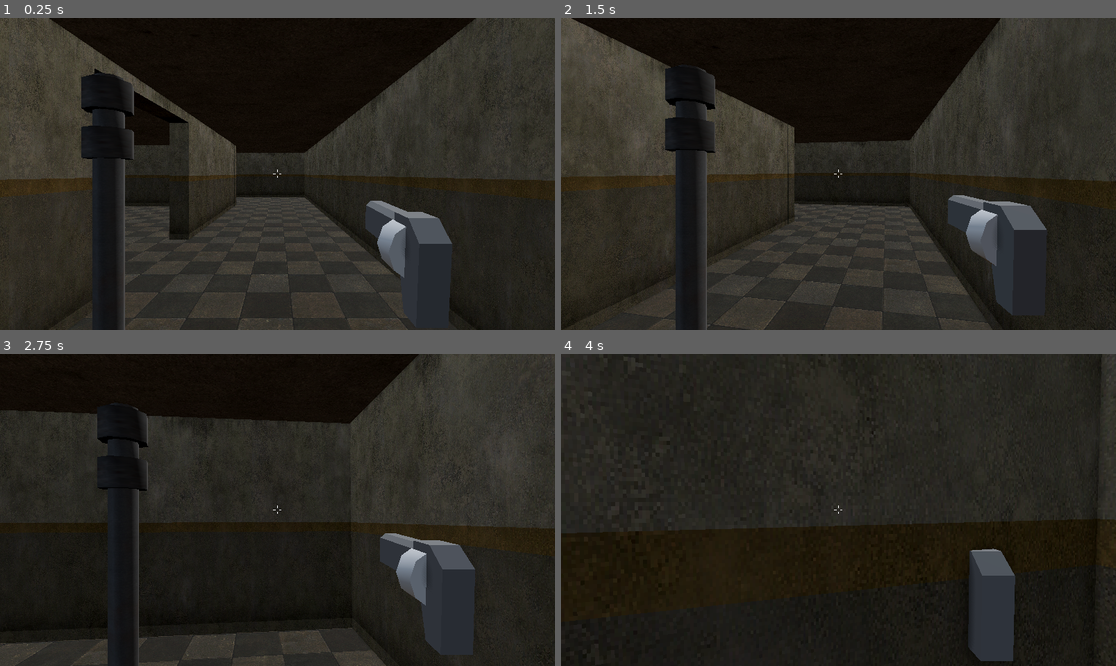
Above: before the commit, frames 1-4 (two rows, left to right).
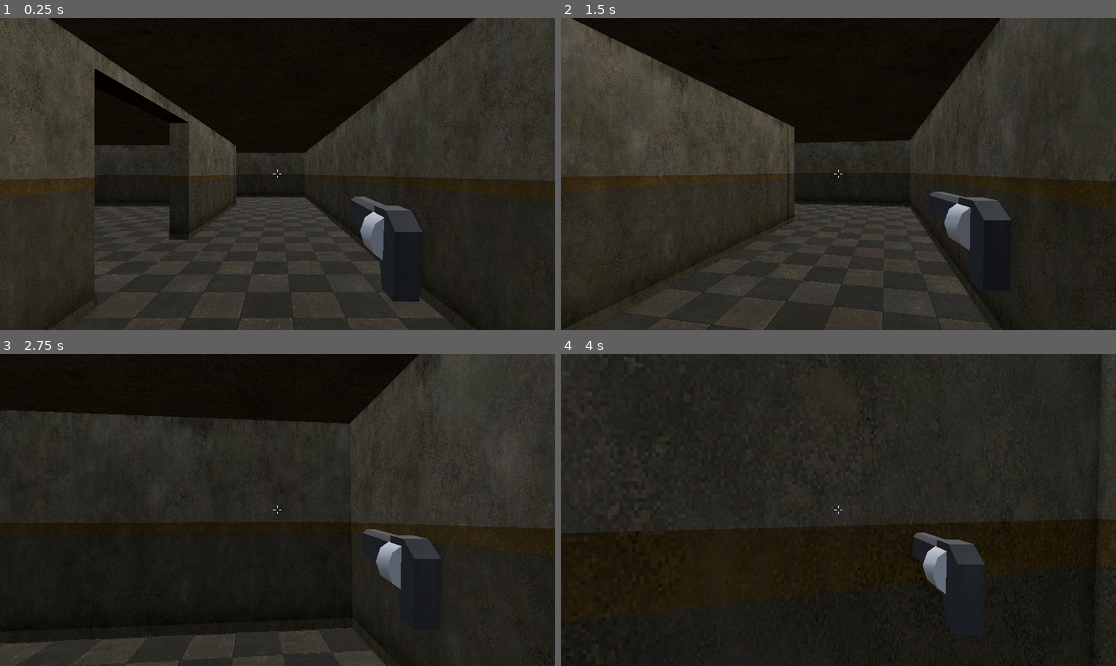
Above: after the commit, the same moments.

Repository: WyattBumbalough/TheGame
Game: Godot game, scene res://world.tscn
The game is run twice, just before and just after one commit, with the same random seed, the same clock (stepped at 60 frames per second) and the same inputs.
Inputs (mouse positions are in pixels of both pictures, inside the frame that each line leads up to):
- Up to frame 1 (0.25 s): no input
- Up to frame 2 (1.5 s): tap Enter (ui_accept) at 0.5 s; move the mouse to (866, 174) at 0.52 s; hold W (up) from 0.53 s (still down); tap Shift (sprint) at 0.6 s; tap Space (jump) at 0.77 s; move the mouse to (810, 174) at 1.27 s; tap C at 1.35 s
- Up to frame 3 (2.75 s): keep holding W (up); tap Space (jump) at 1.52 s; move the mouse to (288, 503) at 2.02 s; tap Shift (sprint) at 2.1 s
- Up to frame 4 (4 s): keep holding W (up); move the mouse to (832, 516) at 2.77 s; tap C at 2.85 s; tap Space (jump) at 3.02, 3.77 s; move the mouse to (877, 513) at 3.52 s; tap Shift (sprint) at 3.6 s

The runs differ from the first frame. In frame 1, 6.1% of the frame differs, in the area x 14-82%, y 17-100%; in frame 2, 6.5%, in the area x 18-88%, y 15-100%; in frame 3, 5.0%; in frame 4, 3.4%.

Commit message:
bku

Diff:
--- a/Entities/Enemies/Test Enemy/test_enemy.gd
+++ b/Entities/Enemies/Test Enemy/test_enemy.gd
@@ -6,7 +6,12 @@
 
 func _ready() -> void:
 	health_manager.no_health.connect(queue_free)
+	health_manager.damage_taken.connect(spawn_blood)
 
 
 func _physics_process(_delta: float) -> void:
 	label.text = str($HealthManager.current_health)
+
+
+func spawn_blood(arg):
+	pass
--- a/Entities/Enemies/Test Enemy/test_enemy.tscn
+++ b/Entities/Enemies/Test Enemy/test_enemy.tscn
@@ -67,3 +67,18 @@
 [node name="CollisionShape3D" type="CollisionShape3D" parent="MeshInstance3D/Hitbox" unique_id=785464177]
 shape = SubResource("SphereShape3D_fufpq")
 debug_color = Color(0.70196074, 0, 0, 0.41960785)
+
+[node name="Rays" type="Node3D" parent="." unique_id=703425145]
+transform = Transform3D(1, 0, 0, 0, 1, 0, 0, 0, 1, 0, 1.5, 0)
+
+[node name="RayLeft" type="RayCast3D" parent="Rays" unique_id=2094545816]
+target_position = Vector3(-3, 0, 0)
+
+[node name="RayRight" type="RayCast3D" parent="Rays" unique_id=381531926]
+target_position = Vector3(3, 0, 0)
+
+[node name="RayBack" type="RayCast3D" parent="Rays" unique_id=573241732]
+target_position = Vector3(0, 0, 3)
+
+[node name="RayFront" type="RayCast3D" parent="Rays" unique_id=512578552]
+target_position = Vector3(0, 0, -3)
--- a/Entities/Player/Weapon Manager/ReloadManager.gd
+++ b/Entities/Player/Weapon Manager/ReloadManager.gd
@@ -1,12 +1,72 @@
 extends Node
 class_name  ReloadManager
 
+@export var weapon_manager: WeaponManager
+@export var ammo_manager: AmmoManager
+@export var anim_manager: AnimManager
+
 var cw: WeaponData # Current weapon
+
+var reload_time: float
+var current_part_index: int
+var start_reload_timer: bool = false
+var play_sound_and_anim: bool = false
+var force_reload_stop: bool = false
 
 
 func get_current_weapon(current_weapon: WeaponData):
 	cw = current_weapon
 
 
+func _process(delta: float) -> void:
+	if cw.is_reloading and start_reload_timer and not force_reload_stop:
+		pass
+
+
 func reload():
-	print("reloading!")
+	reload_start()
+
+
+func reload_start():
+	if !cw.is_reloading and ammo_manager.ammo[cw.ammo_type] > 0 and \
+	cw.current_ammo != cw.max_ammo_capacity and \
+	!cw.is_shooting:
+		cw.is_reloading = true
+
+		if (cw.max_ammo_capacity % cw.reload_parts_needed) != 0:
+			push_error("Cannot insert % amount of ammo." % (cw.reload_parts_needed / cw.max_ammo_capacity))
+			cw.is_reloading = false
+		else:
+			current_part_index = 0
+			reload_time = cw.time_per_reload_part
+			force_reload_stop = false
+			play_sound_and_anim = true
+			start_reload_timer = true
+	else:
+		print("Don't need to reload.")
+
+
+func reload_follow(delta: float):
+	if play_sound_and_anim:
+		play_sound_and_anim = false
+		weapon_manager.weapon_sound_player(cw.reload_sound, cw.reload_sound_speed)
+		if cw.reload_anim_name != "":
+			anim_manager.play_animation(cw.reload_anim_name, cw.reload_anim_speed)
+		else:
+			print("%s does not have a reload animation." % cw.weapon_name)
+
+	if reload_time > 0.0: reload_time -= delta
+	else:
+		if current_part_index < cw.reload_parts_needed:
+			if cw.reload_parts_needed == 1:
+				one_part_calc()
+			else:
+				multi_part_calc()
+
+
+func one_part_calc():
+	print("haven't done this yet.")
+
+
+func multi_part_calc():
+	print("aaa")
--- a/Entities/Player/Weapon Manager/ShootManager.gd
+++ b/Entities/Player/Weapon Manager/ShootManager.gd
@@ -63,9 +63,9 @@
 		var collider_point: Vector3 = result.get("position")
 		var collider_normal: Vector3 = result.get("normal")
 		var final_damage: float
-		weapon_manager.spawn_bullethole_decal(collider_point, collider_normal)
+
 		if collider is Hitbox:
-
+			weapon_manager.spawn_bloodhit_effect(collider_point, collider_normal)
 			if collider.critical:
 				Refs.PLAYER.crosshair.tween_hitmarker()
 				final_damage = cw.weapon_damage * cw.headshot_damage_multiplier
@@ -74,4 +74,4 @@
 				final_damage = cw.weapon_damage
 				collider.take_damage(final_damage)
 		else:
-			pass
+			weapon_manager.spawn_bullethole_decal(collider_point, collider_normal)
--- a/Entities/Player/Weapon Manager/WeaponManager.gd
+++ b/Entities/Player/Weapon Manager/WeaponManager.gd
@@ -25,12 +25,13 @@
 @onready var ammo_manager: AmmoManager = %AmmoManager
 @onready var animations_manager: AnimManager = %AnimationsManager
 @onready var reload_manager: ReloadManager = $ReloadManager
+
 @onready var light_flash: OmniLight3D = %LightFlash
 
 
 # Spawn objects
-@onready var bullethole_decal: PackedScene = preload("res://Entities/Weapons/Decals/TestDecal.tscn")
-
+@onready var bullethole_decal: PackedScene = preload("res://Entities/Weapons/Decals/bullethole_decal.tscn")
+@onready var bloodhit_effect: PackedScene = preload("res://Entities/Weapons/Decals/bloodhit.tscn")
 
 var weapon_stack: Array[int] = [] # Weapons currently held by the player.
 var weapon_list: Dictionary = {} # All weapons available in game. {weapon name, weapon_id = resource}
@@ -93,6 +94,7 @@
 	# Pass the current weapon and its model to all the sub-managers.
 	shoot_manager.get_current_weapon(cw)
 	animations_manager.get_current_weapon(cw, cw_model)
+	reload_manager.get_current_weapon(cw)
 
 	if cw.is_shooting: cw.is_shooting = false
 	if cw.is_reloading: cw.is_reloading = false
@@ -123,8 +125,16 @@
 	var instance: Node3D = bullethole_decal.instantiate()
 	get_tree().get_root().add_child(instance)
 	instance.global_position = _pos
+	instance.look_at(instance.global_transform.origin + _normal)
+	instance.rotate_object_local(Vector3.RIGHT, -PI/2)
+
+
+func spawn_bloodhit_effect(_pos: Vector3, _normal: Vector3):
+	var instance = bloodhit_effect.instantiate()
+	get_tree().get_root().add_child(instance)
+	instance.global_position = _pos
 	instance.look_at(_normal)
-	instance.rotate_object_local(Vector3(1.0, 0.0, 0.0,), 90)
+	#instance.rotate_object_local(Vector3.RIGHT, -PI/2)
 
 
 func spawn_muzzle_flash():
@@ -144,6 +154,10 @@
 	tween.set_process_mode(Tween.TWEEN_PROCESS_PHYSICS)
 	tween.set_trans(Tween.TRANS_SINE)
 	tween.tween_property(light_flash, "light_energy", 0.0, 0.2)
+
+
+func weapon_sound_player(sound_name: AudioStream, sound_speed: float):
+	pass
 
 
 func _weapon_inputs():
--- a/Entities/Player/Weapon Manager/weapon_manager.tscn
+++ b/Entities/Player/Weapon Manager/weapon_manager.tscn
@@ -14,7 +14,10 @@
 [ext_resource type="Script" uid="uid://doqw7j7glj8lb" path="res://Entities/Player/Weapon Manager/ReloadManager.gd" id="12_4rrlr"]
 
 [sub_resource type="StandardMaterial3D" id="StandardMaterial3D_xqmo2"]
-albedo_color = Color(0.3232125, 0.3232125, 0.3232125, 1)
+albedo_texture = ExtResource("5_55cga")
+use_z_clip_scale = true
+z_clip_scale = 0.5
+use_fov_override = true
 
 [sub_resource type="ArrayMesh" id="ArrayMesh_55cga"]
 _surfaces = [{
@@ -29,6 +32,9 @@
 
 [sub_resource type="StandardMaterial3D" id="StandardMaterial3D_4rrlr"]
 albedo_color = Color(0.625, 0.625, 0.625, 1)
+use_z_clip_scale = true
+z_clip_scale = 0.5
+use_fov_override = true
 
 [sub_resource type="StandardMaterial3D" id="StandardMaterial3D_eqruy"]
 diffuse_mode = 3
@@ -189,7 +195,7 @@
 unique_name_in_owner = true
 
 [node name="Pistol" type="Node3D" parent="RightHand" unique_id=1126944122 node_paths=PackedStringArray("weapon_model", "barrel_point")]
-transform = Transform3D(1, 0, 0, 0, 0.64412355, 0.7649213, 0, -0.7649213, 0.64412355, 0.22352022, -0.6102679, -0.6494898)
+transform = Transform3D(1, 0, 0, 0, 0.64412355, 0.76492125, 0, -0.76492125, 0.64412355, 0.22352022, -0.6102679, -0.6494898)
 script = ExtResource("2_ggl38")
 weapon_model = NodePath("PistolModel")
 weapon_id = 1
@@ -215,7 +221,7 @@
 transform = Transform3D(1, 0, 0, 0, 0.9999999, 0, 0, 0, 0.9999999, -0.0076984167, 0.060825795, -0.50653654)
 
 [node name="Shotgun" type="Node3D" parent="RightHand" unique_id=1367591796 node_paths=PackedStringArray("weapon_model")]
-transform = Transform3D(1, 0, 0, 0, 0.7965616, 0.6045574, 0, -0.6045574, 0.7965616, 0.30721074, -0.33868733, -0.95113575)
+transform = Transform3D(1, 0, 0, 0, 1, 0, 0, 0, 1, 0.30721074, -0.33868733, -0.95113575)
 script = ExtResource("2_ggl38")
 weapon_model = NodePath("ShotgunModel")
 weapon_id = 2
@@ -271,6 +277,7 @@
 mesh = SubResource("ArrayMesh_vsa0j")
 
 [node name="LeftHand" type="Node3D" parent="." unique_id=1226825114]
+visible = false
 
 [node name="Pipe" parent="LeftHand" unique_id=1807586010 instance=ExtResource("2_rakqe")]
 transform = Transform3D(1, 0, 0, 0, 1, 0, 0, 0, 1, -0.6307285, -0.2715199, -0.91802853)
@@ -293,6 +300,9 @@
 script = ExtResource("11_koiay")
 anims = NodePath("../AnimationPlayer")
 
-[node name="ReloadManager" type="Node" parent="." unique_id=974294483]
+[node name="ReloadManager" type="Node" parent="." unique_id=974294483 node_paths=PackedStringArray("weapon_manager", "ammo_manager", "anim_manager")]
 unique_name_in_owner = true
 script = ExtResource("12_4rrlr")
+weapon_manager = NodePath("..")
+ammo_manager = NodePath("../AmmoManager")
+anim_manager = NodePath("../AnimationsManager")
--- a/Entities/Weapons/Decals/TestDecal.tscn
+++ /dev/null
@@ -1,17 +0,0 @@
-[gd_scene format=3 uid="uid://caem00x58n8ih"]
-
-[ext_resource type="Script" uid="uid://6c7voey75kv5" path="res://Entities/Weapons/Decals/bullet_hole.gd" id="1_lcmls"]
-
-[sub_resource type="SphereMesh" id="SphereMesh_kgjem"]
-
-[sub_resource type="StandardMaterial3D" id="StandardMaterial3D_lcmls"]
-shading_mode = 0
-albedo_color = Color(0.9764706, 1, 0.2, 0.2627451)
-
-[node name="TestDecal" type="Node3D" unique_id=1210449275]
-script = ExtResource("1_lcmls")
-
-[node name="MeshInstance3D" type="MeshInstance3D" parent="." unique_id=1420835549]
-transform = Transform3D(0.15, 0, 0, 0, 0.15, 0, 0, 0, 0.15, 0, 0, 0)
-mesh = SubResource("SphereMesh_kgjem")
-surface_material_override/0 = SubResource("StandardMaterial3D_lcmls")
--- /dev/null
+++ b/Entities/Weapons/Decals/bloodhit.tscn
@@ -0,0 +1,189 @@
+[gd_scene format=3 uid="uid://caem00x58n8ih"]
+
+[ext_resource type="Script" uid="uid://6c7voey75kv5" path="res://Entities/Weapons/Decals/bullet_hole.gd" id="1_0dreo"]
+[ext_resource type="Texture2D" uid="uid://c6jqgtdci62q6" path="res://Assets/Textures/Bloodhit.png" id="2_wikrq"]
+
+[sub_resource type="SphereMesh" id="SphereMesh_kgjem"]
+
+[sub_resource type="StandardMaterial3D" id="StandardMaterial3D_lcmls"]
+shading_mode = 0
+albedo_color = Color(0.9764706, 1, 0.2, 0.2627451)
+
+[sub_resource type="AtlasTexture" id="AtlasTexture_76smo"]
+atlas = ExtResource("2_wikrq")
+region = Rect2(0, 0, 512, 512)
+
+[sub_resource type="AtlasTexture" id="AtlasTexture_85iy2"]
+atlas = ExtResource("2_wikrq")
+region = Rect2(512, 0, 512, 512)
+
+[sub_resource type="AtlasTexture" id="AtlasTexture_unfn0"]
+atlas = ExtResource("2_wikrq")
+region = Rect2(1024, 0, 512, 512)
+
+[sub_resource type="AtlasTexture" id="AtlasTexture_qwd0y"]
+atlas = ExtResource("2_wikrq")
+region = Rect2(1536, 0, 512, 512)
+
+[sub_resource type="AtlasTexture" id="AtlasTexture_wdeve"]
+atlas = ExtResource("2_wikrq")
+region = Rect2(0, 512, 512, 512)
+
+[sub_resource type="AtlasTexture" id="AtlasTexture_qwd8f"]
+atlas = ExtResource("2_wikrq")
+region = Rect2(512, 512, 512, 512)
+
+[sub_resource type="AtlasTexture" id="AtlasTexture_aiu1d"]
+atlas = ExtResource("2_wikrq")
+region = Rect2(1024, 512, 512, 512)
+
+[sub_resource type="AtlasTexture" id="AtlasTexture_7ssdo"]
+atlas = ExtResource("2_wikrq")
+region = Rect2(1536, 512, 512, 512)
+
+[sub_resource type="AtlasTexture" id="AtlasTexture_4n50t"]
+atlas = ExtResource("2_wikrq")
+region = Rect2(0, 1024, 512, 512)
+
+[sub_resource type="AtlasTexture" id="AtlasTexture_dnlqy"]
+atlas = ExtResource("2_wikrq")
+region = Rect2(512, 1024, 512, 512)
+
+[sub_resource type="AtlasTexture" id="AtlasTexture_1fxxf"]
+atlas = ExtResource("2_wikrq")
+region = Rect2(1024, 1024, 512, 512)
+
+[sub_resource type="AtlasTexture" id="AtlasTexture_d14ur"]
+atlas = ExtResource("2_wikrq")
+region = Rect2(1536, 1024, 512, 512)
+
+[sub_resource type="AtlasTexture" id="AtlasTexture_tcaoo"]
+atlas = ExtResource("2_wikrq")
+region = Rect2(0, 1536, 512, 512)
+
+[sub_resource type="AtlasTexture" id="AtlasTexture_yribs"]
+atlas = ExtResource("2_wikrq")
+region = Rect2(512, 1536, 512, 512)
+
+[sub_resource type="AtlasTexture" id="AtlasTexture_ph38b"]
+atlas = ExtResource("2_wikrq")
+region = Rect2(1024, 1536, 512, 512)
+
+[sub_resource type="AtlasTexture" id="AtlasTexture_gtftj"]
+atlas = ExtResource("2_wikrq")
+region = Rect2(1536, 1536, 512, 512)
+
+[sub_resource type="SpriteFrames" id="SpriteFrames_nwutk"]
+animations = [{
+"frames": [{
+"duration": 1.0,
+"texture": SubResource("AtlasTexture_76smo")
+}, {
+"duration": 1.0,
+"texture": SubResource("AtlasTexture_85iy2")
+}, {
+"duration": 2.0,
+"texture": SubResource("AtlasTexture_unfn0")
+}, {
+"duration": 1.0,
+"texture": SubResource("AtlasTexture_qwd0y")
+}, {
+"duration": 1.0,
+"texture": SubResource("AtlasTexture_wdeve")
+}, {
+"duration": 1.0,
+"texture": SubResource("AtlasTexture_qwd8f")
+}, {
+"duration": 1.0,
+"texture": SubResource("AtlasTexture_aiu1d")
+}, {
+"duration": 1.0,
+"texture": SubResource("AtlasTexture_7ssdo")
+}, {
+"duration": 1.0,
+"texture": SubResource("AtlasTexture_4n50t")
+}, {
+"duration": 1.0,
+"texture": SubResource("AtlasTexture_dnlqy")
+}, {
+"duration": 1.0,
+"texture": SubResource("AtlasTexture_1fxxf")
+}, {
+"duration": 1.0,
+"texture": SubResource("AtlasTexture_d14ur")
+}, {
+"duration": 1.0,
+"texture": SubResource("AtlasTexture_tcaoo")
+}, {
+"duration": 1.0,
+"texture": SubResource("AtlasTexture_yribs")
+}, {
+"duration": 1.0,
+"texture": SubResource("AtlasTexture_ph38b")
+}, {
+"duration": 1.0,
+"texture": SubResource("AtlasTexture_gtftj")
+}],
+"loop": false,
+"name": &"default",
+"speed": 60.0
+}]
+
+[sub_resource type="Curve" id="Curve_x18qf"]
+_data = [Vector2(0, 1), 0.0, 0.0, 0, 0, Vector2(0.7446352, 0), 0.0, 0.0, 0, 0]
+point_count = 2
+
+[sub_resource type="CurveTexture" id="CurveTexture_0dreo"]
+curve = SubResource("Curve_x18qf")
+
+[sub_resource type="ParticleProcessMaterial" id="ParticleProcessMaterial_x18qf"]
+direction = Vector3(0, 0, -1)
+spread = 90.366
+initial_velocity_min = 8.0
+initial_velocity_max = 10.0
+gravity = Vector3(0, -10, 0)
+scale_min = 0.75
+scale_max = 1.25
+scale_curve = SubResource("CurveTexture_0dreo")
+
+[sub_resource type="StandardMaterial3D" id="StandardMaterial3D_wikrq"]
+albedo_color = Color(0.41875, 0, 0, 1)
+roughness = 0.1
+emission_enabled = true
+emission = Color(0.671875, 0, 0, 1)
+
+[sub_resource type="SphereMesh" id="SphereMesh_85iy2"]
+material = SubResource("StandardMaterial3D_wikrq")
+radius = 0.08
+height = 0.16
+radial_segments = 4
+rings = 2
+
+[node name="Bloodhit" type="Node3D" unique_id=1210449275]
+script = ExtResource("1_0dreo")
+
+[node name="MeshInstance3D" type="MeshInstance3D" parent="." unique_id=1420835549]
+transform = Transform3D(0.15, 0, 0, 0, 0.15, 0, 0, 0, 0.15, 0, 0, 0)
+visible = false
+mesh = SubResource("SphereMesh_kgjem")
+surface_material_override/0 = SubResource("StandardMaterial3D_lcmls")
+
+[node name="AnimatedSprite3D" type="AnimatedSprite3D" parent="." unique_id=1285079989]
+transform = Transform3D(0.39999995, 0, 0, 0, 0.39999992, 0, 0, 0, 0.39999995, -0.05427766, 0, 0)
+billboard = 2
+shaded = true
+no_depth_test = true
+sprite_frames = SubResource("SpriteFrames_nwutk")
+autoplay = "default"
+frame = 15
+frame_progress = 1.0
+
+[node name="GPUParticles3D" type="GPUParticles3D" parent="." unique_id=1429562815]
+cast_shadow = 0
+emitting = false
+amount = 9
+one_shot = true
+speed_scale = 1.5
+explosiveness = 1.0
+process_material = SubResource("ParticleProcessMaterial_x18qf")
+draw_pass_1 = SubResource("SphereMesh_85iy2")
--- a/Entities/Weapons/Decals/bullet_hole.gd
+++ b/Entities/Weapons/Decals/bullet_hole.gd
@@ -1,9 +1,13 @@
 extends Node3D
-class_name BulletHole
+class_name BloodHitEffect
 
 @export var despawn_time: float = 10.0
+@onready var sprite_3d: AnimatedSprite3D = $AnimatedSprite3D
+@onready var parts: GPUParticles3D = $GPUParticles3D
 
 
 func _ready() -> void:
+	parts.emitting = true
+	sprite_3d.rotation.z = randf_range(deg_to_rad(-90), deg_to_rad(90))
 	await get_tree().create_timer(despawn_time).timeout
 	queue_free()
--- /dev/null
+++ b/Entities/Weapons/Decals/bullethole_decal.gd
@@ -0,0 +1,6 @@
+extends Decal
+
+
+func _ready() -> void:
+	$GPUParticles3D.emitting = true
+	#$GPUParticles3D2.emitting = true
--- /dev/null
+++ b/Entities/Weapons/Decals/bullethole_decal.tscn
@@ -0,0 +1,112 @@
+[gd_scene format=3 uid="uid://bxgsgmfc75esj"]
+
+[ext_resource type="Texture2D" uid="uid://djpxmuvbey2e5" path="res://Assets/Textures/bullet_hole.png" id="1_f345q"]
+[ext_resource type="Script" uid="uid://bcnfh1nim2yv1" path="res://Entities/Weapons/Decals/bullethole_decal.gd" id="2_apgy0"]
+[ext_resource type="Texture2D" uid="uid://b5p4c33ok5dvw" path="res://Assets/Textures/smoke1.png" id="2_mlgx8"]
+
+[sub_resource type="Curve" id="Curve_f345q"]
+_data = [Vector2(0, 1), 0.0, 0.0, 0, 0, Vector2(0.44082838, 0), 0.0, 0.0, 0, 0, Vector2(0.61538464, 0), 0.0, 0.0, 0, 0]
+point_count = 3
+
+[sub_resource type="CurveTexture" id="CurveTexture_76smo"]
+curve = SubResource("Curve_f345q")
+
+[sub_resource type="ParticleProcessMaterial" id="ParticleProcessMaterial_mlgx8"]
+direction = Vector3(0, 0, -1)
+spread = 108.297
+initial_velocity_min = 8.0
+initial_velocity_max = 10.0
+scale_min = 0.75
+scale_max = 1.25
+scale_curve = SubResource("CurveTexture_76smo")
+
+[sub_resource type="StandardMaterial3D" id="StandardMaterial3D_apgy0"]
+albedo_color = Color(0.534375, 0.47940677, 0.4024512, 1)
+emission = Color(0.671875, 0, 0, 1)
+
+[sub_resource type="SphereMesh" id="SphereMesh_si8io"]
+material = SubResource("StandardMaterial3D_apgy0")
+radius = 0.08
+height = 0.16
+radial_segments = 4
+rings = 2
+
+[sub_resource type="StandardMaterial3D" id="StandardMaterial3D_si8io"]
+transparency = 1
+vertex_color_use_as_albedo = true
+albedo_color = Color(1, 1, 1, 0.050980393)
+albedo_texture = ExtResource("2_mlgx8")
+billboard_mode = 3
+particles_anim_h_frames = 1
+particles_anim_v_frames = 1
+particles_anim_loop = false
+
+[sub_resource type="Curve" id="Curve_apgy0"]
+_data = [Vector2(0, 0), 0.0, 0.0, 0, 0, Vector2(0.050295867, 1), 2.0511987, 2.0511987, 0, 0, Vector2(0.61538464, 0.87125826), 0.0, 0.0, 0, 0, Vector2(0.8372781, 0.011028647), -1.5383992, -1.5383992, 0, 0, Vector2(0.89349115, 0), 0.0, 0.0, 0, 0]
+point_count = 5
+
+[sub_resource type="CurveTexture" id="CurveTexture_si8io"]
+curve = SubResource("Curve_apgy0")
+
+[sub_resource type="Curve" id="Curve_go6rr"]
+_data = [Vector2(0, 1), 0.0, 0.0, 0, 0, Vector2(0.39053255, 0), 0.0, 0.0, 0, 0]
+point_count = 2
+
+[sub_resource type="CurveTexture" id="CurveTexture_kuas4"]
+curve = SubResource("Curve_go6rr")
+
+[sub_resource type="ParticleProcessMaterial" id="ParticleProcessMaterial_apgy0"]
+angle_min = 50.400013
+angle_max = 50.400013
+direction = Vector3(0, 0, -1)
+spread = 90.0
+initial_velocity_min = 0.19999999
+initial_velocity_max = 0.5
+angular_velocity_min = 9.999984
+angular_velocity_max = 14.999984
+gravity = Vector3(0, 0, 0)
+scale_min = 0.5
+scale_max = 2.0
+scale_curve = SubResource("CurveTexture_kuas4")
+alpha_curve = SubResource("CurveTexture_si8io")
+
+[sub_resource type="StandardMaterial3D" id="StandardMaterial3D_nrx8c"]
+transparency = 1
+vertex_color_use_as_albedo = true
+albedo_color = Color(1, 1, 1, 0.03529412)
+albedo_texture = ExtResource("2_mlgx8")
+billboard_mode = 3
+particles_anim_h_frames = 1
+particles_anim_v_frames = 1
+particles_anim_loop = false
+grow = true
+
+[sub_resource type="QuadMesh" id="QuadMesh_0gral"]
+material = SubResource("StandardMaterial3D_nrx8c")
+
+[node name="Decal" type="Decal" unique_id=1302397877]
+size = Vector3(0.5, 0.20336914, 0.5)
+texture_albedo = ExtResource("1_f345q")
+script = ExtResource("2_apgy0")
+
+[node name="GPUParticles3D" type="GPUParticles3D" parent="." unique_id=2113626516]
+cast_shadow = 0
+emitting = false
+amount = 10
+lifetime = 2.0
+one_shot = true
+speed_scale = 1.25
+explosiveness = 1.0
+process_material = SubResource("ParticleProcessMaterial_mlgx8")
+draw_pass_1 = SubResource("SphereMesh_si8io")
+
+[node name="GPUParticles3D2" type="GPUParticles3D" parent="." unique_id=1193841810]
+transform = Transform3D(1, 0, 0, 0, 1, 0, 0, 0, 1, 0, 0, -0.55831736)
+visible = false
+material_override = SubResource("StandardMaterial3D_si8io")
+amount = 4
+lifetime = 3.0
+explosiveness = 1.0
+local_coords = true
+process_material = SubResource("ParticleProcessMaterial_apgy0")
+draw_pass_1 = SubResource("QuadMesh_0gral")
--- /dev/null
+++ b/Entities/Weapons/Decals/test_decal.tscn
@@ -0,0 +1,14 @@
+[gd_scene format=3 uid="uid://8igoscwuwsmw"]
+
+[sub_resource type="SphereMesh" id="SphereMesh_6dk36"]
+
+[sub_resource type="StandardMaterial3D" id="StandardMaterial3D_n8qpe"]
+shading_mode = 0
+albedo_color = Color(0.9764706, 1, 0.2, 0.2627451)
+
+[node name="TestDecal" type="Node3D" unique_id=472192088]
+
+[node name="MeshInstance3D" type="MeshInstance3D" parent="." unique_id=447310902]
+transform = Transform3D(0.15, 0, 0, 0, 0.15, 0, 0, 0, 0.15, 0, 0, 0)
+mesh = SubResource("SphereMesh_6dk36")
+surface_material_override/0 = SubResource("StandardMaterial3D_n8qpe")
--- a/Entities/Weapons/Resources/ShotgunWeaponData.tres
+++ b/Entities/Weapons/Resources/ShotgunWeaponData.tres
@@ -10,7 +10,7 @@
 headshot_damage_multiplier = 1.25
 projectiles_per_shot = 10
 min_spread = -13.0
-max_spread = 13.0
+max_spread = 12.0
 max_ammo_capacity = 10
 current_ammo = 10
 current_reserve_ammo = 10
--- a/Entities/Weapons/weapon_data.gd
+++ b/Entities/Weapons/weapon_data.gd
@@ -21,9 +21,21 @@
 @export var current_ammo: int
 @export var current_reserve_ammo: int
 
+@export_group("Sound Settings")
+@export var equip_sound: AudioStream
+@export var equip_sound_speed: float = 1.0
+@export var shoot_sound: AudioStream
+@export var shoot_sound_speed: float = 1.0
+@export var reload_sound: AudioStream
+@export var reload_sound_speed: float = 1.0
+@export var reload_finished_sound: AudioStream
+@export var reload_finished_sound_speed: float = 1.0
+
 @export_group("Reload Settings")
 var is_reloading: bool = false
-@export var reload_time: float
+@export var auto_reload: bool = false
+@export var reload_parts_needed: int = 1
+@export var time_per_reload_part: float = 0.3
 
 @export_group("Animation Settings")
 @export var equip_anim_name: String
--- a/world.tscn
+++ b/world.tscn
@@ -5,6 +5,8 @@
 [ext_resource type="Texture2D" uid="uid://c65ger3y6lgkb" path="res://Assets/Textures/Ceiling/ceiling_1.jpg" id="2_aqk2v"]
 [ext_resource type="Texture2D" uid="uid://c20ilql1a1m3u" path="res://Assets/Textures/Walls/wall_3.png" id="4_036b0"]
 [ext_resource type="PackedScene" uid="uid://p02o66j1sv5w" path="res://Entities/Enemies/Test Enemy/test_enemy.tscn" id="5_036b0"]
+[ext_resource type="Texture2D" uid="uid://eo1141j2wwi7" path="res://Assets/Textures/splat1.png" id="6_dwbse"]
+[ext_resource type="Texture2D" uid="uid://d3r6w8flf8fa" path="res://Assets/Textures/splat2.png" id="6_pkg7o"]
 
 [sub_resource type="ProceduralSkyMaterial" id="ProceduralSkyMaterial_f3sb7"]
 sky_horizon_color = Color(0.66224277, 0.6717428, 0.6867428, 1)
@@ -135,3 +137,27 @@
 
 [node name="TestEnemy2" parent="." unique_id=172662360 instance=ExtResource("5_036b0")]
 transform = Transform3D(1, 0, 0, 0, 1, 0, 0, 0, 1, -22.24454, -4.7683716e-07, -22.524117)
+
+[node name="Decal" type="Decal" parent="." unique_id=1219037224]
+transform = Transform3D(0.2657749, 0, -0.9640351, 0.9632846, 0.039451685, 0.265568, 0.038032807, -0.9992215, 0.010485268, -4.8170805, 1.6178498, -1.7448177)
+size = Vector3(2, 1.605835, 2)
+texture_albedo = ExtResource("6_pkg7o")
+modulate = Color(0.46875, 0, 0, 1)
+
+[node name="Decal2" type="Decal" parent="." unique_id=1259157713]
+transform = Transform3D(0.90823257, 0.030189846, -0.41737512, 0.41673368, 0.025397012, 0.90867364, 0.038032796, -0.99922144, 0.010485265, -5.477619, 1.3307648, -1.7448177)
+size = Vector3(2, 1.605835, 2)
+texture_albedo = ExtResource("6_pkg7o")
+modulate = Color(0.46875, 0, 0, 1)
+
+[node name="Decal4" type="Decal" parent="." unique_id=1953860026]
+transform = Transform3D(0.99275076, 0.036585163, -0.11448759, -0.03803287, 0.99922144, -0.010485278, 0.114014894, 0.014763586, 0.99336934, -5.4430943, 0.20956026, -3.9441829)
+size = Vector3(4, 0.41823435, 3.0836792)
+texture_albedo = ExtResource("6_pkg7o")
+modulate = Color(0.46875, 0, 0, 1)
+
+[node name="Decal3" type="Decal" parent="." unique_id=797324782]
+transform = Transform3D(0.74118674, 0.021170644, -0.67096484, 0.6702205, 0.033290222, 0.7414149, 0.0380328, -0.99922144, 0.010485264, -6.9251328, 1.6561042, -1.7448177)
+size = Vector3(2, 1.605835, 2)
+texture_albedo = ExtResource("6_dwbse")
+modulate = Color(0.46875, 0, 0, 1)
Binary file added: Assets/Textures/Bloodhit.png
Not shown, added: Assets/Textures/Bloodhit.png.import
Binary file added: Assets/Textures/bullet_hole.png
Not shown, added: Assets/Textures/bullet_hole.png.import
Binary file added: Assets/Textures/smoke1.png
Not shown, added: Assets/Textures/smoke1.png.import
Binary file added: Assets/Textures/smoke2.png
Not shown, added: Assets/Textures/smoke2.png.import
Binary file added: Assets/Textures/splat1.png
Not shown, added: Assets/Textures/splat1.png.import
Binary file added: Assets/Textures/splat2.png
Not shown, added: Assets/Textures/splat2.png.import
(and 1 more such lines)
